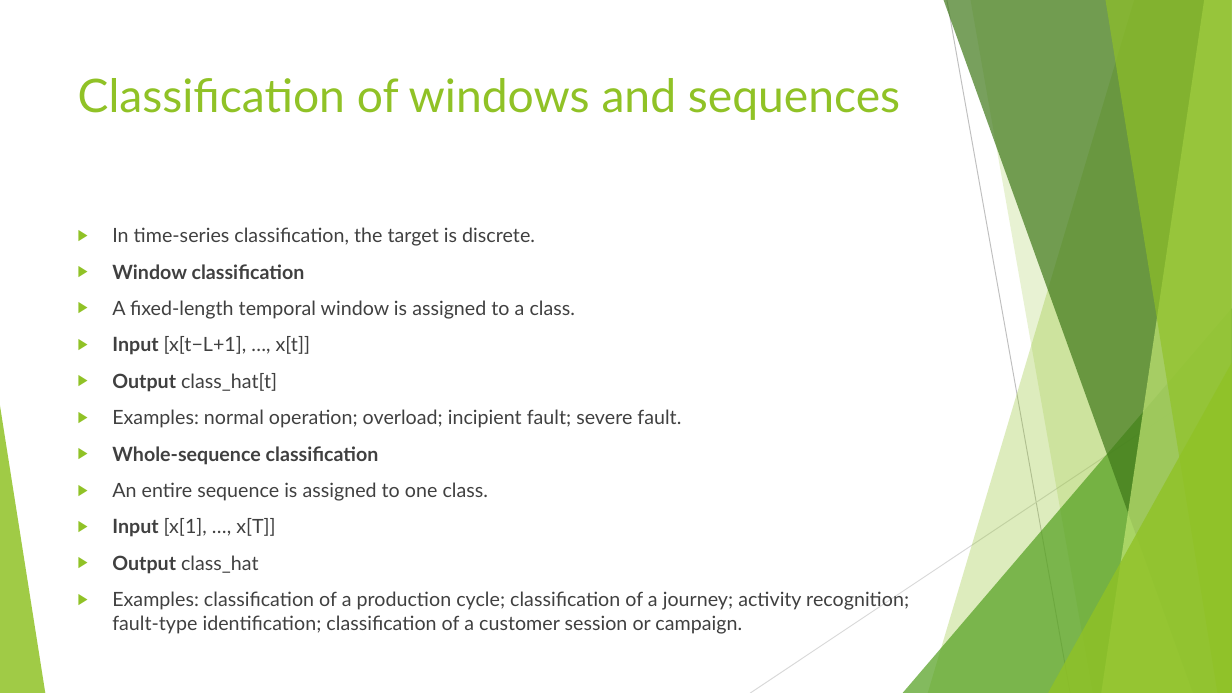
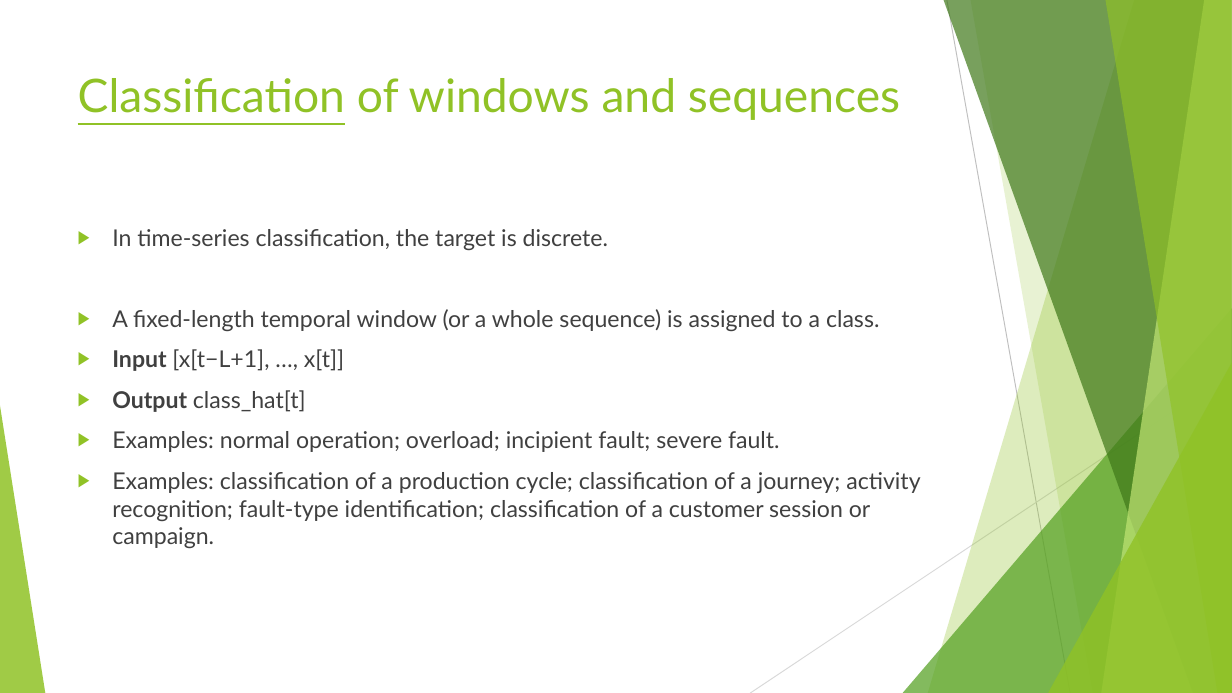
Before and after one commit to FranzGH/timeseries, a slide deck: slide 52 of Slides/01 Problem formulation and data structure.pptx (slide 51 before the commit). Drawn at 1232x693 pixels with LibreOffice and Linux fonts; fonts in the diff are those of the drawing. Boxes give left, top, right and bottom in pixels: in the first picture for what was removed or moved away, otherwise in the second. Text is boxed around its words. In the diff, an @@ line names an element or a change of style, - is before the commit and + after.

```diff
--- a/Slides/01 Problem formulation and data structure.pptx
+++ b/Slides/01 Problem formulation and data structure.pptx
@@ title "Classification of windows and sequences" at [78, 78, 900, 120]: underline on in "Classification" @@
@@ text at [112, 229, 920, 548]: size 15.3 to 18 pt in "In time-series classification, the target is discrete.", "Input [x[t−L+1], …, x[t]]", "Output class_hat[t]", "Examples: normal operation; overload; incipient fault; sever ..." and 1 more places @@
@@ text at [112, 309, 879, 331]: text changed; size 15.3 to 18 pt @@
-▶ Window classification
-▶ A fixed-length temporal window is assigned to a class.
+▶ A fixed-length temporal window (or a whole sequence) is assigned to a class.
@@ text at [112, 446, 488, 574]: paragraphs removed @@
-▶ Whole-sequence classification
-▶ An entire sequence is assigned to one class.
-▶ Input [x[1], …, x[T]]
-▶ Output class_hat
```
Also in this commit, not shown: 25 other slides changed, 3 slides added, 2 slides removed, 1 other file.
